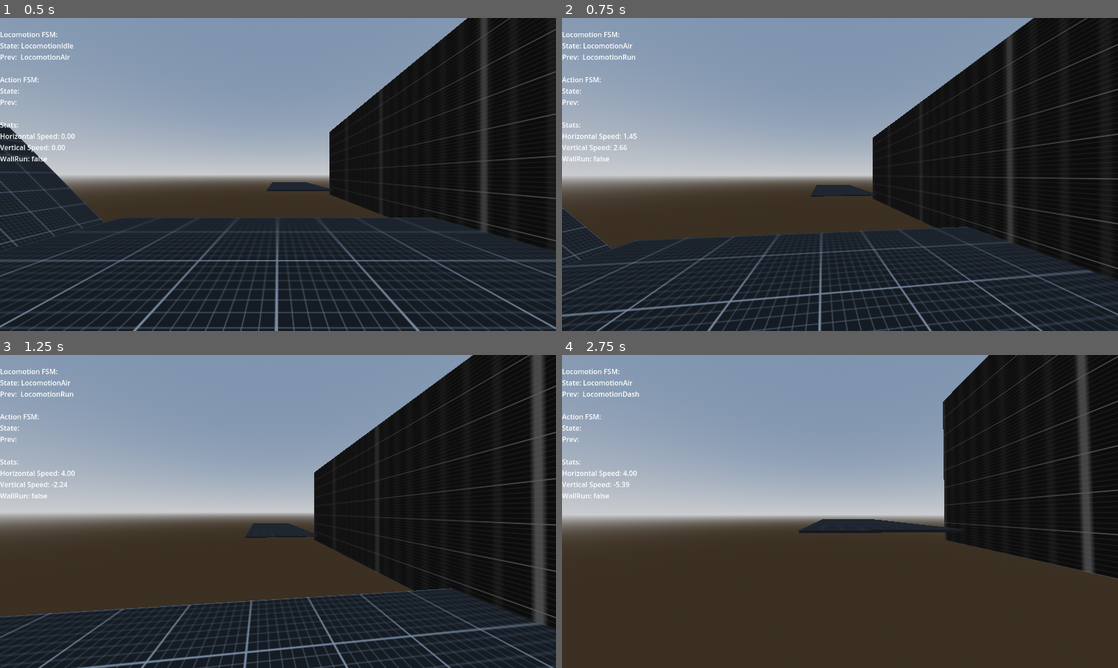
Above: before the commit, frames 1-4 (two rows, left to right).
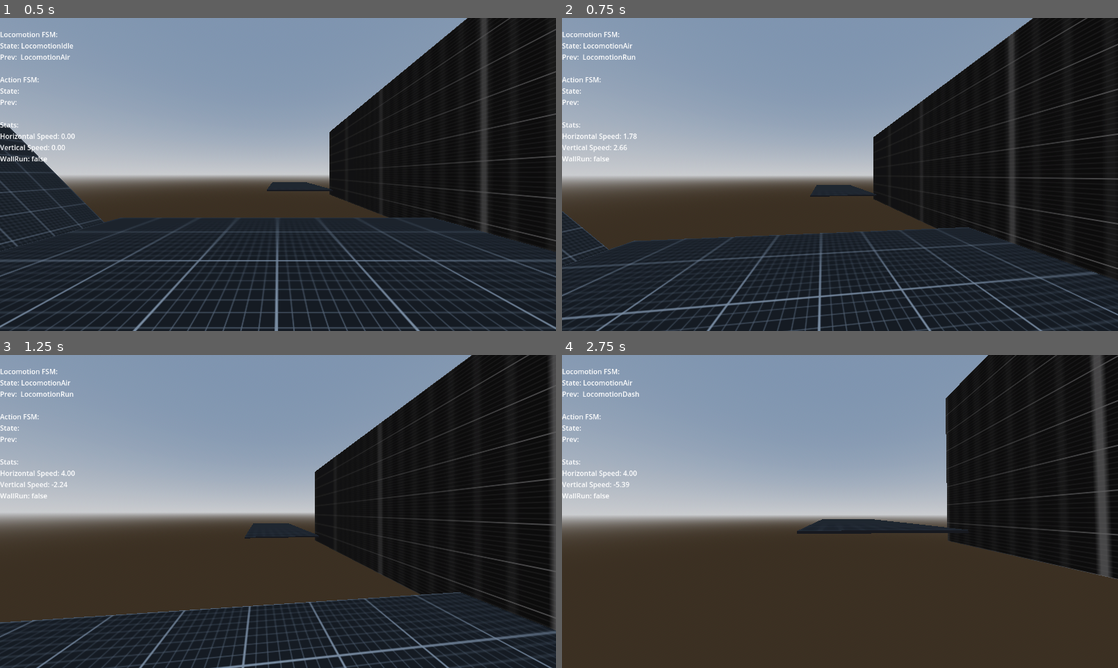
Above: after the commit, the same moments.

Repository: mdnrealdeal/parkour-game
Game: Godot game, scene res://scenes/levels/test_scene.tscn
Same seed, same stepped clock (60 frames per second), same inputs: the game is played once before the commit and once after it.
Inputs (mouse positions are in pixels of both pictures, inside the frame that each line leads up to):
- Up to frame 1 (0.5 s): no input
- Up to frame 2 (0.75 s): tap Enter (ui_accept) at 0.5 s; move the mouse to (867, 174) at 0.52 s; hold W (move_forward) from 0.53 s (still down); tap Space (jump) at 0.6 s
- Up to frame 3 (1.25 s): keep holding W (move_forward); tap Space (jump) at 0.77, 1.07 s
- Up to frame 4 (2.75 s): keep holding W (move_forward); move the mouse to (812, 511) at 1.27 s; tap X (crouch) at 1.35 s; tap Space (jump) at 1.52, 1.55, 1.82, 2.3 s; move the mouse to (851, 505) at 2.02 s; tap Shift (dash) at 2.1 s

Frame 1 is identical in both runs. In frame 2, 4.0% of the frame differs, in the area x 0-100%, y 0-100%; in frame 3, 8.2%; in frame 4, 3.2%.

Commit message:
WALLRUN STATE BUG FIX!!!
this one deserves a description. wallrun used to bug and tried reattaching immediately after jump. added a wallrun_timer to stop immediate reattach.

Diff:
--- a/resources/player_movementstats.tres
+++ b/resources/player_movementstats.tres
@@ -4,11 +4,9 @@
 
 [resource]
 script = ExtResource("1_56aya")
-acceleration = 4.0
-friction = 3.0
 sprint_speed = 6.0
-sprint_acceleration = 2.0
-time_before_sprinting = 3.0
+sprint_acceleration = 2.5
+time_before_sprinting = 2.5
 air_acceleration = 6.0
 max_air_jumps = 0
 jump_force = 3.8
@@ -16,9 +14,8 @@
 dash_speed = 7.0
 dash_duration = 0.05
 dash_cooldown = 0.5
-wallrun_jump_force_side = 8.0
-wallrun_jump_force_forward = 5.0
-wallrun_jump_force_up = 3.0
+wallrun_jump_force_forward = 4.0
+wallrun_jump_force_up = 4.0
 wallrun_gravity_mult = 0.25
 wallrun_linger_duration = 0.5
 metadata/_custom_type_script = "uid://c83i83xjuj6bl"
--- a/scripts/_FSMs/locoLayer/locomotion_air.gd
+++ b/scripts/_FSMs/locoLayer/locomotion_air.gd
@@ -3,17 +3,28 @@
 
 #region Internal variables
 const WALLRUN_THRESHOLD: float = 0.5
+const WALLRUN_COOLDOWN: float = 0.25
 
 var air_jumps_left: int = 0
+
 @onready var coyote_timer: Timer = Timer.new()
+@onready var wallrun_timer: Timer = Timer.new()
 #endregion
 
 func _ready() -> void:
 	coyote_timer.one_shot = true
+	wallrun_timer.one_shot = true
 	add_child(coyote_timer)
+	add_child(wallrun_timer)
 
 func enter(previous_state: State = null) -> void:
 	air_jumps_left = actor_ref.move_stats.max_air_jumps
+
+	if previous_state is LocomotionWallrun:
+		wallrun_timer.start(WALLRUN_COOLDOWN)
+	else:
+		wallrun_timer.stop()
+
 	if previous_state is not LocomotionDash and actor_ref.velocity.y <= 0.0:
 		coyote_timer.start(actor_ref.move_stats.coyote_time_duration)
 	else:
@@ -31,8 +42,9 @@
 
 	if actor_ref.input_dir.y < -WALLRUN_THRESHOLD or actor_ref.input_dir.y > WALLRUN_THRESHOLD:
 		if actor_ref.ray_right.is_colliding() or actor_ref.ray_left.is_colliding():
-			transition_requested.emit(self, LocomotionWallrun)
-			return
+			if wallrun_timer.is_stopped():
+				transition_requested.emit(self, LocomotionWallrun)
+				return
 
 	if actor_ref.request_to_jump and not coyote_timer.is_stopped():
 		coyote_timer.stop()
--- a/scripts/_FSMs/locoLayer/locomotion_idle.gd
+++ b/scripts/_FSMs/locoLayer/locomotion_idle.gd
@@ -11,12 +11,12 @@
 
 
 	# friction
-	var current_velocity: Vector3 = Vector3(actor_ref.velocity.x, 0, actor_ref.velocity.z)
+	var current_velocity := Vector2(actor_ref.velocity.x, actor_ref.velocity.z)
 
-	current_velocity = current_velocity.move_toward(Vector3.ZERO, actor_ref.move_stats.friction * delta)
+	current_velocity = current_velocity.move_toward(Vector2.ZERO, actor_ref.move_stats.friction * delta)
 
-	actor_ref.velocity.x = lerp(actor_ref.velocity.x, 0.0, actor_ref.move_stats.friction * delta)
-	actor_ref.velocity.z = lerp(actor_ref.velocity.z, 0.0, actor_ref.move_stats.friction * delta)
+	actor_ref.velocity.x = current_velocity.x
+	actor_ref.velocity.z = current_velocity.y
 
 
 	if not actor_ref.is_on_floor():
--- a/scripts/_FSMs/locoLayer/locomotion_wallrun.gd
+++ b/scripts/_FSMs/locoLayer/locomotion_wallrun.gd
@@ -26,34 +26,7 @@
 	actor_ref.is_wall_running = false
 
 func physics_update(_delta: float) -> void:
-	actor_ref.velocity.y -= (actor_ref.gravity * actor_ref.move_stats.wallrun_gravity_mult) * _delta
 
-	var is_on_wall: bool = false
-
-	if _wall_side == WallSide.RIGHT and actor_ref.ray_right.is_colliding():
-		is_on_wall = true
-		_wall_normal = actor_ref.ray_right.get_collision_normal()
-	elif _wall_side == WallSide.LEFT and actor_ref.ray_left.is_colliding():
-		is_on_wall = true
-		_wall_normal = actor_ref.ray_left.get_collision_normal()
-
-	if is_on_wall:
-		_linger_timer = 0.0 # We are safe, reset timer
-	else:
-		_linger_timer += _delta # We are lost, start counting
-
-	# 3. Transition Check
-	# Only exit if we have been lost for LONGER than the duration
-	if _linger_timer > actor_ref.move_stats.wallrun_linger_duration:
-		transition_requested.emit(self, LocomotionAir)
-		return
-
-	# 4. Ground Check
-	if actor_ref.is_on_floor():
-		transition_requested.emit(self, LocomotionIdle)
-		return
-
-	# 5. Jump Logic (Uses remembered _wall_normal)
 	if actor_ref.request_to_jump:
 		var look_dir := -actor_ref.head.global_transform.basis.z
 		look_dir.y = 0
@@ -71,6 +44,30 @@
 		transition_requested.emit(self, LocomotionAir)
 		return
 
+	actor_ref.velocity.y -= (actor_ref.gravity * actor_ref.move_stats.wallrun_gravity_mult) * _delta
+
+	var is_on_wall: bool = false
+	if _wall_side == WallSide.RIGHT and actor_ref.ray_right.is_colliding():
+		is_on_wall = true
+		_wall_normal = actor_ref.ray_right.get_collision_normal()
+	elif _wall_side == WallSide.LEFT and actor_ref.ray_left.is_colliding():
+		is_on_wall = true
+		_wall_normal = actor_ref.ray_left.get_collision_normal()
+
+	if is_on_wall:
+		_linger_timer = 0.0
+	else:
+		_linger_timer += _delta
+
+	if _linger_timer > actor_ref.move_stats.wallrun_linger_duration:
+		transition_requested.emit(self, LocomotionAir)
+		return
+
+	if actor_ref.is_on_floor():
+		transition_requested.emit(self, LocomotionIdle)
+		return
+
+
 	# 6. Movement Logic
 	var input_dir_3d := (
 		(actor_ref.transform.basis * Vector3(actor_ref.input_dir.x, 0, actor_ref.input_dir.y))
@@ -78,7 +75,7 @@
 		)
 
 	var wall_forward := input_dir_3d.slide(_wall_normal).normalized()
-	var target_velocity := wall_forward * actor_ref.move_stats.sprint_speed
+	var target_velocity := wall_forward * actor_ref.move_stats.speed
 
 	actor_ref.velocity.x = lerp(actor_ref.velocity.x, target_velocity.x,
 	actor_ref.move_stats.acceleration * _delta)
@@ -86,6 +83,5 @@
 	actor_ref.velocity.z = lerp(actor_ref.velocity.z, target_velocity.z,
 	actor_ref.move_stats.acceleration * _delta)
 
-	# Only stick if we are actually touching (prevent ghost-pulling)
 	if is_on_wall:
-		actor_ref.velocity -= _wall_normal * 1
+		actor_ref.velocity -= _wall_normal * 0.25
